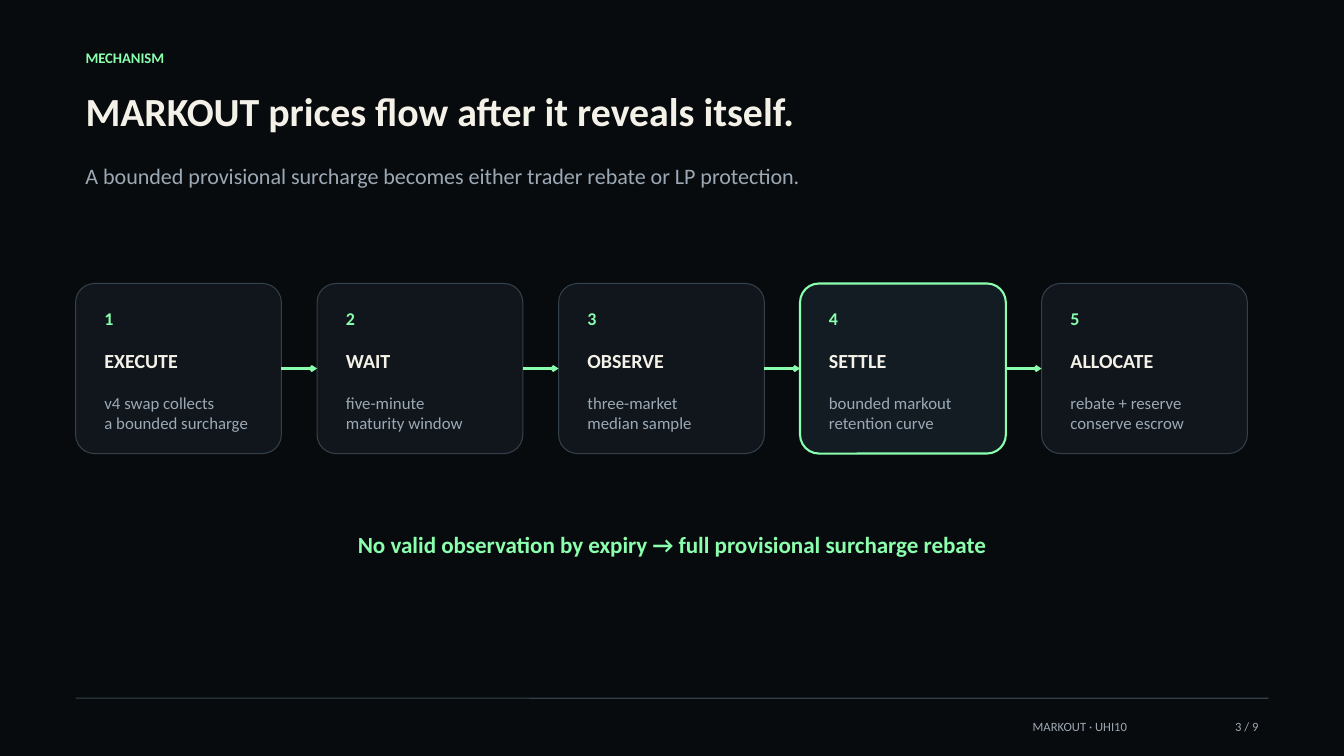
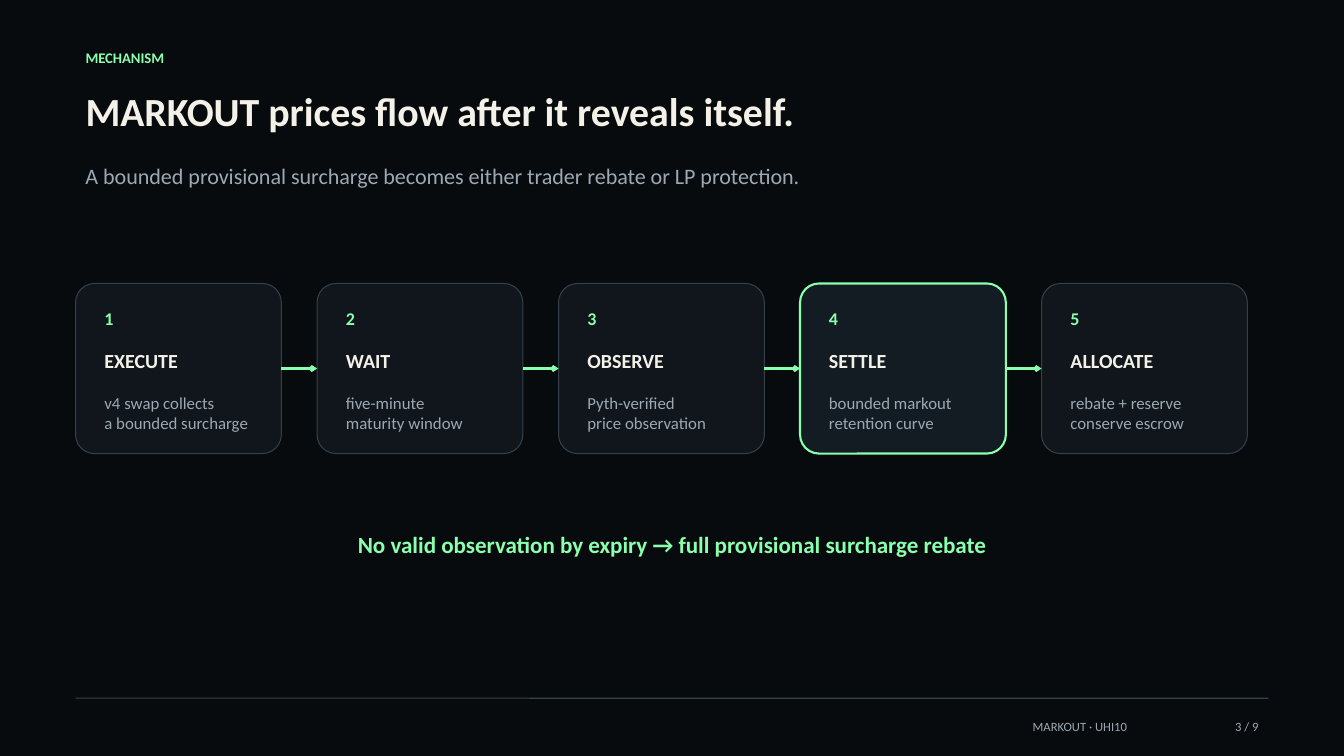
Before and after one commit to RudraBhaskar9439/markout-hook, a slide deck: slide 3 of presentation/MARKOUT-UHI10.pptx. Drawn at 1344x756 pixels with LibreOffice and Linux fonts; fonts in the diff are those of the drawing. Boxes give left, top, right and bottom in pixels: in the first picture for what was removed or moved away, otherwise in the second. Text is boxed around its words. In the diff, an @@ line names an element or a change of style, - is before the commit and + after.

```diff
--- a/presentation/MARKOUT-UHI10.pptx
+++ b/presentation/MARKOUT-UHI10.pptx
@@ text at <box>587,397,706,432</box>: text changed @@
-three-market
-median sample
+Pyth-verified
+price observation
```
Also in this commit, not shown: 3 other slides changed, 40 other files.
